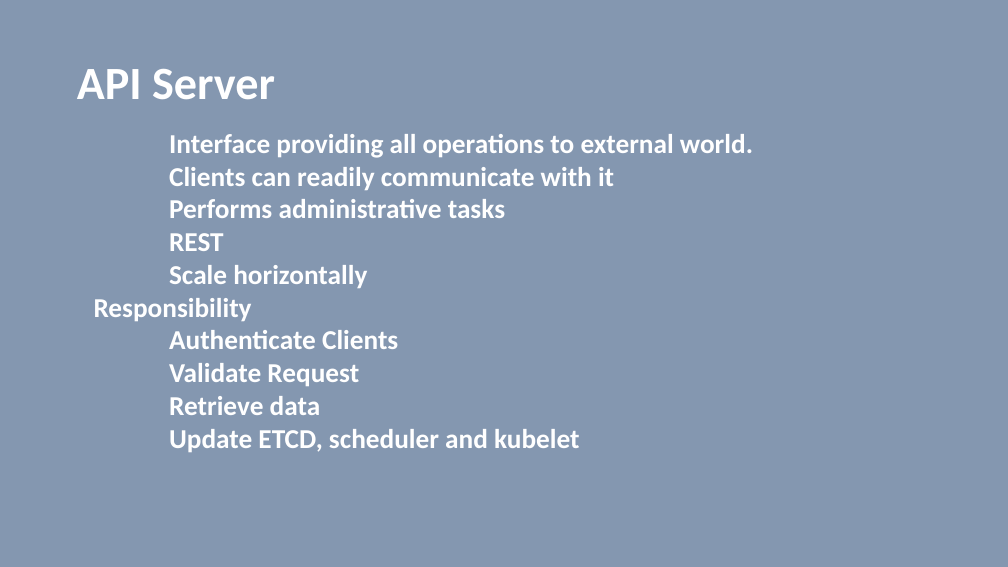
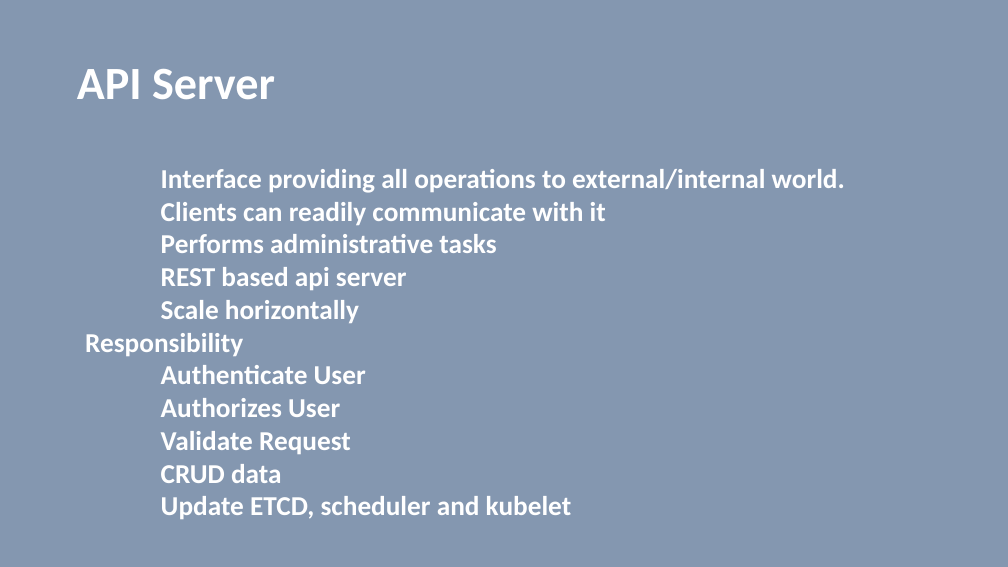
Before and after one commit to vilasvarghese/docker-k8s, a slide deck: slide 10 of notes/day4/4thDay.pptx (slide 12 before the commit). Drawn at 1008x567 pixels with LibreOffice and Linux fonts; fonts in the diff are those of the drawing. Boxes give left, top, right and bottom in pixels: in the first picture for what was removed or moved away, otherwise in the second. Text is boxed around its words. In the diff, an @@ line names an element or a change of style, - is before the commit and + after.

```diff
--- a/notes/day4/4thDay.pptx
+++ b/notes/day4/4thDay.pptx
@@ text "Interface providing all operations to ...": place and size @@
-text "Interface providing all operations to ..." at (94, 134, 753, 452)
+text "Interface providing all operations to ..." at (85, 169, 845, 519)
@@ text at (161, 169, 845, 193): text changed @@
-Interface providing all operations to external world.
+Interface providing all operations to external/internal world.
@@ text at (161, 267, 407, 290): text changed @@
-REST
+REST based api server
@@ text at (161, 365, 366, 417): text changed @@
-Authenticate Clients
+Authenticate User
+Authorizes User
@@ text at (161, 464, 282, 483): text changed @@
-Retrieve data
+CRUD data
```
Also in this commit, not shown: 35 other slides changed, 5 slides added, 19 slides removed, 7 other files.
